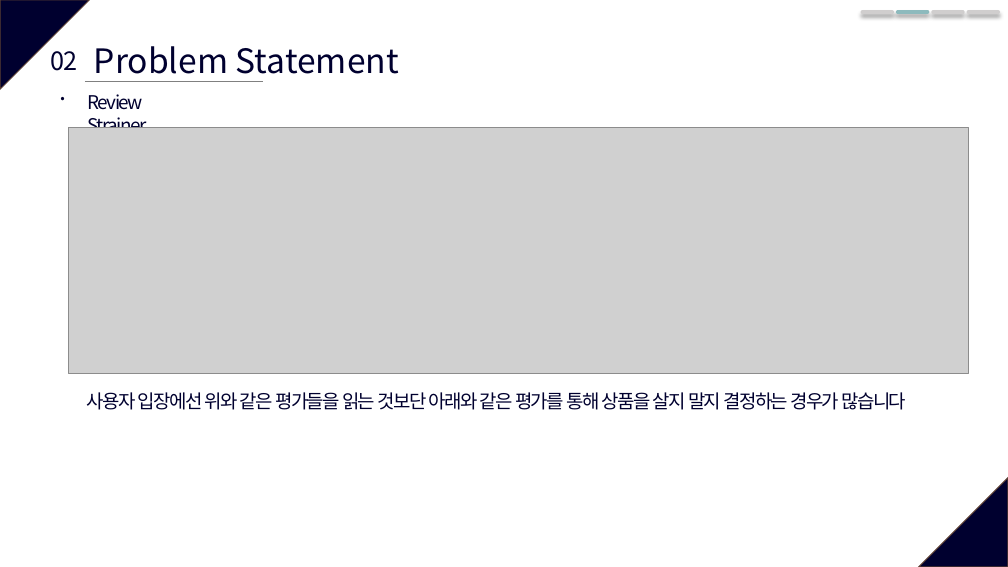
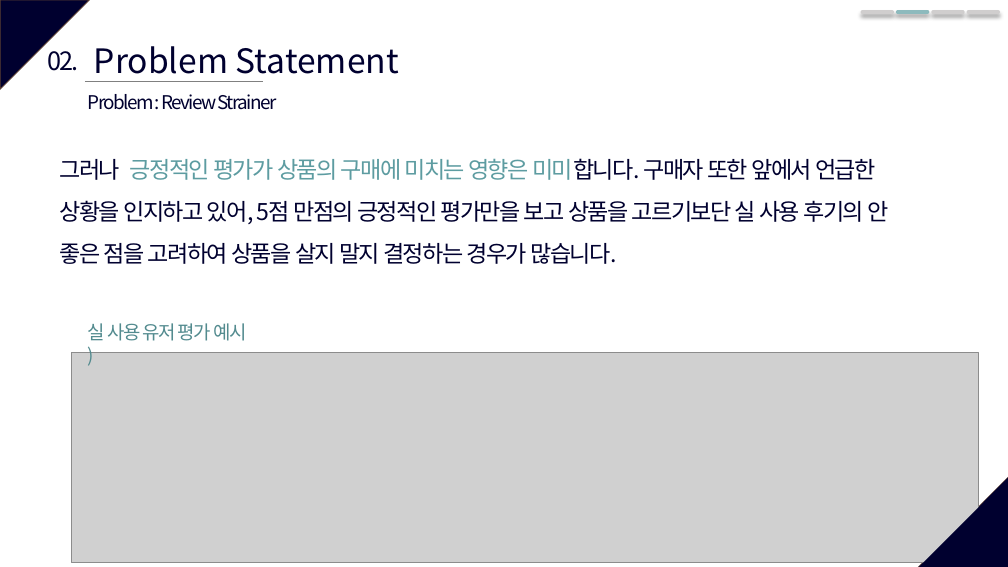
Before and after one commit to SWE-15-Team/Sentiment-Analysis-System, a slide deck: slide 5 of Checkpoint_1st.pptx. Drawn at 1008x567 pixels with LibreOffice and Linux fonts; fonts in the diff are those of the drawing; grey boxes stand for pictures. Boxes give left, top, right and bottom in pixels: in the first picture for what was removed or moved away, otherwise in the second. Text is boxed around its words. In the diff, an @@ line names an element or a change of style, - is before the commit and + after.

```diff
--- a/Checkpoint_1st.pptx
+++ b/Checkpoint_1st.pptx
@@ text "02." rewrapped from bbox=[51, 51, 77, 71] to bbox=[47, 51, 79, 71] @@
@@ text at bbox=[88, 94, 276, 110]: text changed @@
-Review Strainer
+Problem : Review Strainer
@@ text added at bbox=[60, 158, 888, 264], 22 pt, text #00002F @@
+그러나 긍정적인 평가가 상품의 구매에 미치는 영향은 미미합니다. 구매자 또한 앞에서 언급한 상황을 인지하고 있어, 5점 만점의 긍정적인 평가만을 보고 상품을 고르기보단 실 사용 후기의 안 좋은 점을 고려하여 상품을 살지 말지 결정하는 경우가 많습니다.
@@ text added at bbox=[88, 323, 246, 341], 18 pt, text #538B8F @@
+실 사용 유저 평가 예시 )
@@ picture: place and size @@
-picture at bbox=[69, 128, 969, 374]
+picture at bbox=[72, 352, 979, 563]
@@ text removed at bbox=[86, 392, 906, 410] @@
-사용자 입장에선 위와 같은 평가들을 읽는 것보단 아래와 같은 평가를 통해 상품을 살지 말지 결정하는 경우가 많습니다
@@ right triangle added at bbox=[918, 477, 1008, 567], fill #00002F @@
```
Also in this commit, not shown: 9 other slides changed, 9 slides added, 2 slides removed, 1 other file.
